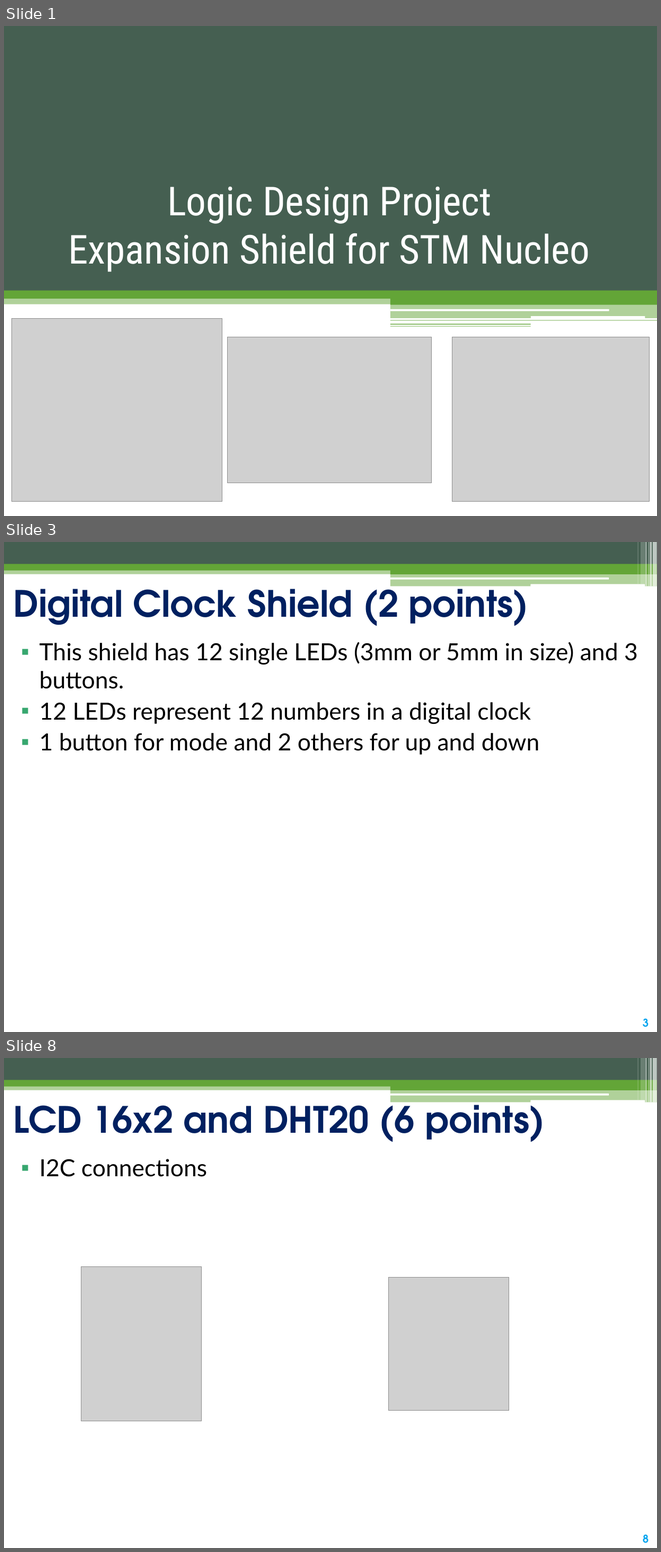
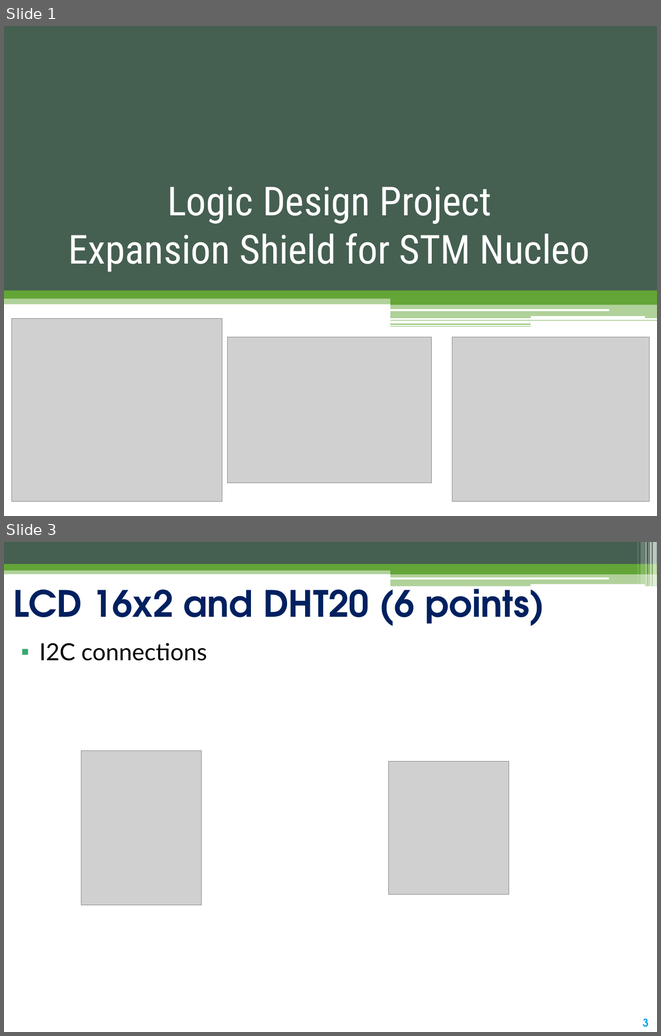
Before and after one commit to cmq2002/Expansion_shield_STMNucleo, a slide deck: LogicDesignProject.pptx. Shown one above the other, each under a label of ours: slides 1, 3 and 8 before the commit, slides 1 and 3 after it; the slides between them are not shown. The pictures are 661x1552 and 661x1036 pixels, drawn with LibreOffice and Linux fonts; fonts in the diff are those of the drawing; grey boxes stand for pictures. Boxes give left, top, right and bottom in pixels: in the first picture for what was removed or moved away, otherwise in the second. Text is boxed around its words. In the diff, an @@ line names an element or a change of style, - is before the commit and + after.

```diff
--- a/LogicDesignProject.pptx
+++ b/LogicDesignProject.pptx
@@ slide 3 removed at <box>4,542,657,1032</box>, background #FFFFFF; not listed: 14 template elements that a slide beside it also shows @@
@@ title removed at <box>13,580,529,626</box> @@
-Digital Clock Shield (2 points)
@@ text removed at <box>40,642,638,755</box> @@
-▪ This shield has 12 single LEDs (3mm or 5mm in size) and 3 buttons.
-▪ 12 LEDs represent 12 numbers in a digital clock
-▪ 1 button for mode and 2 others for up and down
@@ what was slide 8 is now slide 3 @@
@@ page number at <box>643,1018,648,1027</box>: text changed @@
-8
+3
```
Also in this commit, not shown: 1 slide changed, 4 slides added, 4 other slides removed, 7 other files.
